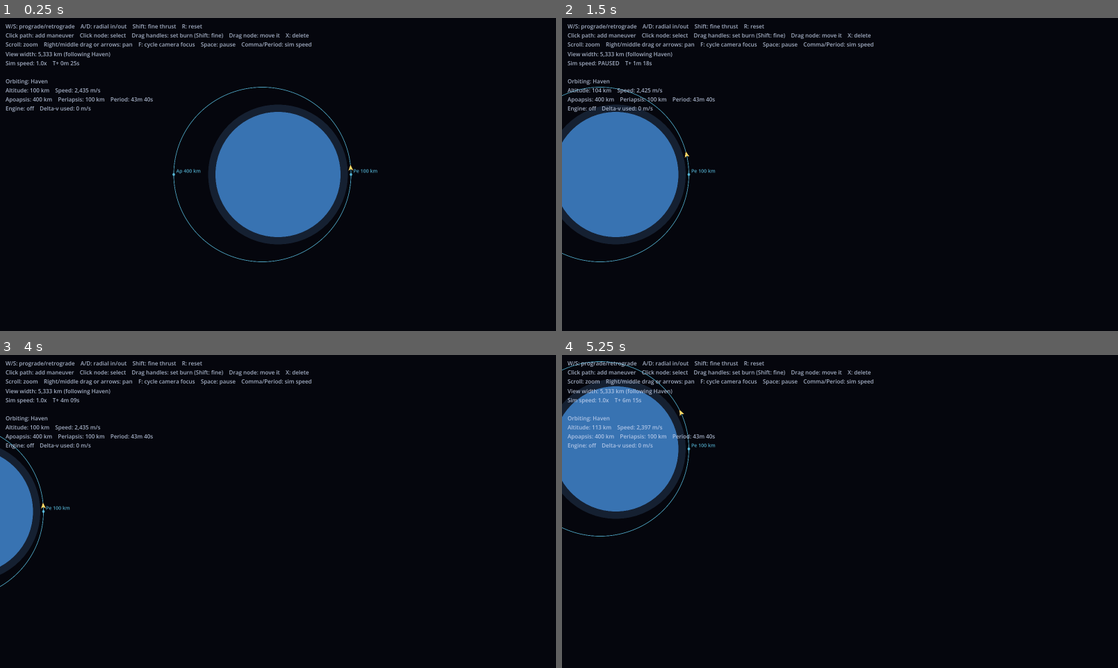
Above: before the commit, frames 1-4 (two rows, left to right).
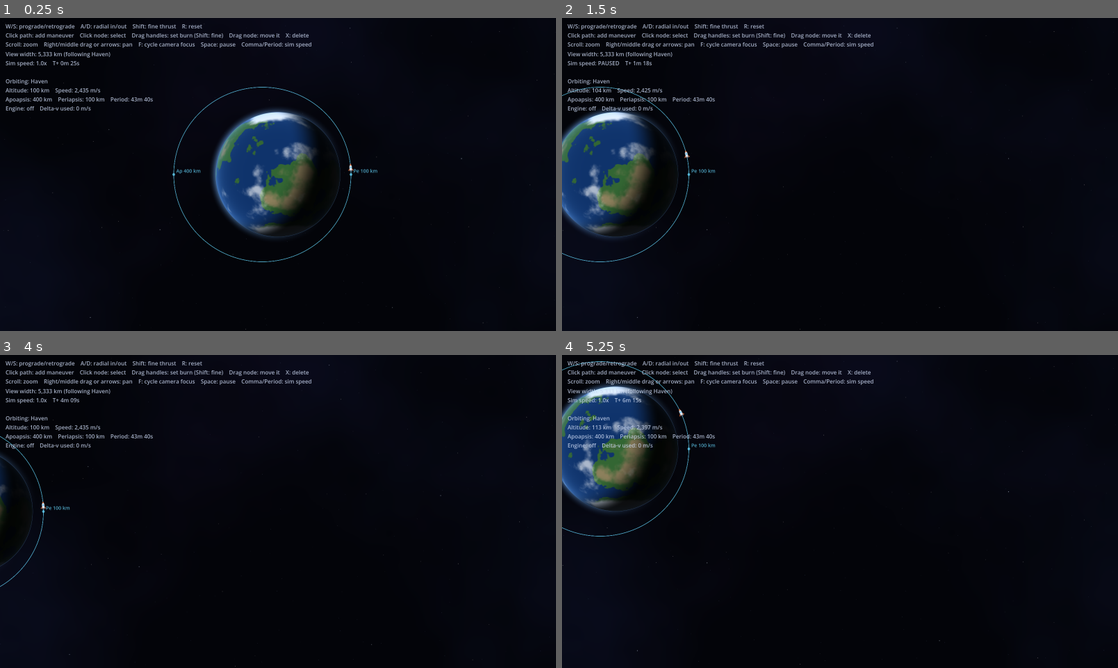
Above: after the commit, the same moments.

Repository: gabrielvotaw/astromation
Game: Godot game, scene res://scenes/main.tscn
Same seed, same stepped clock (60 frames per second), same inputs: the game is played once before the commit and once after it.
Inputs (mouse positions are in pixels of both pictures, inside the frame that each line leads up to):
- Up to frame 1 (0.25 s): no input
- Up to frame 2 (1.5 s): tap Enter at 0.5 s; move the mouse to (962, 158) at 0.52 s; hold Right 0.53-1.25 s; tap X at 0.6 s; click (962, 158) at 0.67 s; tap Space at 0.77 s; drag from (728, 190) to (812, 237) at 1.27 s
- Up to frame 3 (4 s): tap Space at 2, 3.5, 3.77 s; move the mouse to (333, 442) at 2.02 s; hold Right 2.03-2.75 s; hold Shift 2.03-2.75 s; click (333, 442) at 2.17 s; tap Enter at 2.75 s; drag from (250, 574) to (111, 464) at 2.77 s; move the mouse to (444, 558) at 3.52 s; hold Left from 3.53 s (still down); tap R at 3.6 s; click (444, 558) at 3.67 s
- Up to frame 4 (5.25 s): release Left at 4.25 s; drag from (673, 464) to (756, 433) at 4.27 s; move the mouse to (867, 511) at 5.02 s; hold Down from 5.03 s (still down); tap Delete at 5.1 s; click (867, 511) at 5.17 s

The runs differ from the first frame. In frame 1, 8.2% of the frame differs, in the area x 0-97%, y 1-100%; in frame 2, 7.7%; in frame 3, 2.0%; in frame 4, 7.7%.

Commit message:
feat: port shader-drawn planets, starfield background, and rocket art from the orbital toy

Diff:
--- a/scenes/main.tscn
+++ b/scenes/main.tscn
@@ -7,22 +7,63 @@
 [ext_resource type="Script" path="res://scripts/trajectory_view.gd" id="5_trajectory_view"]
 [ext_resource type="Script" path="res://scripts/ship.gd" id="6_ship"]
 [ext_resource type="Script" path="res://scripts/maneuver_planner.gd" id="7_planner"]
+[ext_resource type="Shader" path="res://shaders/planet.gdshader" id="10_planet_shader"]
+[ext_resource type="Shader" path="res://shaders/starfield.gdshader" id="11_starfield_shader"]
+[ext_resource type="Script" path="res://scripts/starfield.gd" id="12_starfield"]
+
+[sub_resource type="ShaderMaterial" id="ShaderMaterial_stars"]
+shader = ExtResource("11_starfield_shader")
+
+[sub_resource type="ShaderMaterial" id="ShaderMaterial_haven"]
+shader = ExtResource("10_planet_shader")
+shader_parameter/ocean_color = Color(0.06, 0.2, 0.42, 1)
+shader_parameter/land_color = Color(0.2, 0.4, 0.2, 1)
+shader_parameter/highland_color = Color(0.55, 0.5, 0.36, 1)
+shader_parameter/land_level = 0.5
+shader_parameter/noise_scale = 2.2
+shader_parameter/cap_latitude = 0.82
+shader_parameter/cloud_amount = 0.65
+shader_parameter/atmosphere_color = Color(0.45, 0.7, 1, 0.55)
+shader_parameter/seed = 3.0
+
+[sub_resource type="ShaderMaterial" id="ShaderMaterial_pale"]
+shader = ExtResource("10_planet_shader")
+shader_parameter/land_color = Color(0.46, 0.46, 0.48, 1)
+shader_parameter/highland_color = Color(0.7, 0.7, 0.72, 1)
+shader_parameter/noise_scale = 3.0
+shader_parameter/crater_amount = 1.0
+shader_parameter/seed = 11.0
 
 [node name="Main" type="Node2D"]
+
+[node name="Background" type="CanvasLayer" parent="."]
+layer = -10
+
+[node name="Starfield" type="ColorRect" parent="Background"]
+material = SubResource("ShaderMaterial_stars")
+anchors_preset = 15
+anchor_right = 1.0
+anchor_bottom = 1.0
+grow_horizontal = 2
+grow_vertical = 2
+mouse_filter = 2
+script = ExtResource("12_starfield")
 
 [node name="PaleOrbit" type="Node2D" parent="."]
 script = ExtResource("2_ring")
 color = Color(1, 1, 1, 0.12)
 
 [node name="Haven" type="Node2D" parent="."]
+material = SubResource("ShaderMaterial_haven")
 script = ExtResource("1_body")
+spin_rate = 0.0003
 
 [node name="Pale" type="Node2D" parent="." node_paths=PackedStringArray("parent_body", "orbit_ring", "sphere_of_influence_ring")]
+material = SubResource("ShaderMaterial_pale")
 script = ExtResource("1_body")
 radius = 200.0
 mu = 65.138
 atmosphere_height = 0.0
-surface_color = Color(0.62, 0.62, 0.66, 1)
 parent_body = NodePath("../Haven")
 orbit_radius = 8000.0
 orbit_start_angle = -150.0
--- a/scripts/celestial_body.gd
+++ b/scripts/celestial_body.gd
@@ -6,9 +6,10 @@
 @export var radius := 600.0
 ## Gravitational parameter (G × mass), km³/s². 3531.6 gives 9.81 m/s² at a 600 km radius.
 @export var mu := 3531.6
+## Visual only: how far the atmosphere glow extends above the surface, in km.
 @export var atmosphere_height := 70.0
-@export var surface_color := Color(0.22, 0.45, 0.7)
-@export var atmosphere_color := Color(0.45, 0.7, 1.0, 0.15)
+## Rotation speed in radians per game second. The look comes from the planet shader in `material`.
+@export var spin_rate := 0.0
 
 @export_group("Orbit")
 ## Leave empty for the root body.
@@ -25,9 +26,13 @@
 var sphere_of_influence := INF
 var satellites: Array[CelestialBody] = []
 
+static var _white_texture: ImageTexture
+
 
 func _ready() -> void:
 	setup()
+	if material is ShaderMaterial:
+		material.set_shader_parameter("body_fraction", radius / (radius + atmosphere_height))
 
 
 ## Separate from _ready so tests can build bodies without a scene tree.
@@ -60,9 +65,14 @@
 func _process(_delta: float) -> void:
 	if parent_body:
 		global_position = position_at(Sim.time)
+	if material is ShaderMaterial:
+		material.set_shader_parameter("spin", fmod(Sim.time * spin_rate, TAU))
 
 
 func _draw() -> void:
-	if atmosphere_height > 0.0:
-		draw_circle(Vector2.ZERO, radius + atmosphere_height, atmosphere_color, true, -1.0, true)
-	draw_circle(Vector2.ZERO, radius, surface_color, true, -1.0, true)
+	if _white_texture == null:
+		var image := Image.create(1, 1, false, Image.FORMAT_RGBA8)
+		image.fill(Color.WHITE)
+		_white_texture = ImageTexture.create_from_image(image)
+	var extent := radius + atmosphere_height
+	draw_texture_rect(_white_texture, Rect2(-extent, -extent, 2.0 * extent, 2.0 * extent), false)
--- a/scripts/ship.gd
+++ b/scripts/ship.gd
@@ -23,8 +23,11 @@
 @export var apoapsis_altitude := 400.0
 ## Engine acceleration in m/s².
 @export var thrust_acceleration := 2.0
-@export var color := Color(1.0, 0.85, 0.4)
-@export var flame_color := Color(1.0, 0.5, 0.2)
+@export var hull_color := Color(0.88, 0.9, 0.94)
+@export var accent_color := Color(0.95, 0.45, 0.2)
+@export var window_color := Color(0.35, 0.75, 1.0)
+@export var flame_color := Color(1.0, 0.5, 0.15)
+@export var flame_core_color := Color(1.0, 0.92, 0.6)
 
 ## The body whose gravity the ship currently feels. `orbit` is relative to it.
 var reference_body: CelestialBody
@@ -219,15 +222,25 @@
 	queue_redraw()
 
 
+## Drawn in screen pixels (the node is scaled by 1/zoom), pointing along +x.
 func _draw() -> void:
 	if engine_output != Vector2.ZERO:
-		var length := 6.0 + 10.0 * minf(engine_output.length(), 1.0)
-		draw_colored_polygon(PackedVector2Array([
-			Vector2(-4, 3.5), Vector2(-4 - length, 0), Vector2(-4, -3.5),
-		]), flame_color)
-	draw_colored_polygon(PackedVector2Array([
-		Vector2(10, 0), Vector2(-7, 7), Vector2(-3, 0), Vector2(-7, -7),
-	]), color)
+		var length := (7.0 + 11.0 * minf(engine_output.length(), 1.0)) * randf_range(0.85, 1.15)
+		draw_colored_polygon(PackedVector2Array([Vector2(-9, 3.5), Vector2(-9 - length, 0), Vector2(-9, -3.5)]), flame_color)
+		draw_colored_polygon(PackedVector2Array([Vector2(-9, 2), Vector2(-9 - length * 0.55, 0), Vector2(-9, -2)]), flame_core_color)
+
+	var engine_bell := PackedVector2Array([Vector2(-6, 2.5), Vector2(-9.5, 4), Vector2(-9.5, -4), Vector2(-6, -2.5)])
+	var fin_top := PackedVector2Array([Vector2(-6, 3.5), Vector2(-1, 3.5), Vector2(-8, 8.5)])
+	var fin_bottom := PackedVector2Array([Vector2(-6, -3.5), Vector2(-1, -3.5), Vector2(-8, -8.5)])
+	var hull := PackedVector2Array([Vector2(-6.5, 3.5), Vector2(5, 3.5), Vector2(13, 0), Vector2(5, -3.5), Vector2(-6.5, -3.5)])
+	var nose := PackedVector2Array([Vector2(8, 2), Vector2(13, 0), Vector2(8, -2)])
+	draw_colored_polygon(engine_bell, Color(0.35, 0.37, 0.42))
+	draw_colored_polygon(fin_top, accent_color)
+	draw_colored_polygon(fin_bottom, accent_color)
+	draw_colored_polygon(hull, hull_color)
+	draw_polyline(hull + PackedVector2Array([hull[0]]), hull_color.darkened(0.45), 1.0, true)
+	draw_colored_polygon(nose, accent_color)
+	draw_circle(Vector2(2.5, 0), 1.8, window_color, true, -1.0, true)
 
 
 func _predict(time: float) -> void:
--- /dev/null
+++ b/scripts/starfield.gd
@@ -0,0 +1,15 @@
+extends ColorRect
+
+## Feeds the camera position to the starfield shader so the stars drift slightly as the view moves.
+
+## Background pixels moved per km of camera movement, for the nearest star layer. Kept small and
+## independent of zoom so the stars feel very far away and don't stream past while zooming.
+@export var parallax_per_km := 0.02
+
+
+func _process(_delta: float) -> void:
+	var camera := get_viewport().get_camera_2d()
+	var shader := material as ShaderMaterial
+	shader.set_shader_parameter("screen_size", size)
+	if camera:
+		shader.set_shader_parameter("offset", camera.get_screen_center_position() * parallax_per_km)
--- /dev/null
+++ b/shaders/planet.gdshader
@@ -0,0 +1,134 @@
+shader_type canvas_item;
+
+// Draws a lit, slowly rotating sphere with procedural terrain, optional oceans, ice caps, craters,
+// clouds and an atmosphere glow. Drawn on a square whose UVs span the body plus its atmosphere.
+
+uniform vec4 ocean_color : source_color = vec4(0.08, 0.22, 0.45, 1.0);
+uniform vec4 land_color : source_color = vec4(0.5, 0.5, 0.5, 1.0);
+uniform vec4 highland_color : source_color = vec4(0.7, 0.7, 0.7, 1.0);
+// Terrain height above which there is land. 0 means no ocean.
+uniform float land_level = 0.0;
+uniform float noise_scale = 2.5;
+uniform vec4 cap_color : source_color = vec4(0.93, 0.96, 1.0, 1.0);
+// |latitude| (0 at equator, 1 at the poles) where ice caps start. Above 1 means no caps.
+uniform float cap_latitude = 2.0;
+uniform float crater_amount = 0.0;
+uniform float cloud_amount = 0.0;
+uniform vec4 atmosphere_color : source_color = vec4(0.45, 0.7, 1.0, 0.0);
+// Body radius divided by the drawn radius (body + atmosphere). Set by CelestialBody.
+uniform float body_fraction = 1.0;
+// Points toward the sun, in screen space (y down).
+uniform vec2 light_direction = vec2(-0.85, -0.35);
+uniform float night_brightness = 0.05;
+// Rotation angle in radians. Set by CelestialBody from the simulation clock.
+uniform float spin = 0.0;
+uniform float seed = 0.0;
+
+float hash(vec3 p) {
+	p = fract(p * 0.3183099 + 0.1);
+	p *= 17.0;
+	return fract(p.x * p.y * p.z * (p.x + p.y + p.z));
+}
+
+float noise(vec3 x) {
+	vec3 i = floor(x);
+	vec3 f = fract(x);
+	f = f * f * (3.0 - 2.0 * f);
+	return mix(
+		mix(mix(hash(i), hash(i + vec3(1.0, 0.0, 0.0)), f.x), mix(hash(i + vec3(0.0, 1.0, 0.0)), hash(i + vec3(1.0, 1.0, 0.0)), f.x), f.y),
+		mix(mix(hash(i + vec3(0.0, 0.0, 1.0)), hash(i + vec3(1.0, 0.0, 1.0)), f.x), mix(hash(i + vec3(0.0, 1.0, 1.0)), hash(i + vec3(1.0, 1.0, 1.0)), f.x), f.y),
+		f.z);
+}
+
+float fbm(vec3 p) {
+	float value = 0.0;
+	float amplitude = 0.5;
+	for (int i = 0; i < 5; i++) {
+		value += amplitude * noise(p);
+		p = p * 2.03 + vec3(1.7, 9.2, 3.1);
+		amplitude *= 0.5;
+	}
+	return value;
+}
+
+// Brightness multiplier from craters: each cell may hold one crater of random size, with a dark
+// bowl and a faint rim.
+float craters(vec3 p, float density) {
+	vec3 i = floor(p);
+	vec3 f = fract(p);
+	float shade = 1.0;
+	for (int x = -1; x <= 1; x++) {
+		for (int y = -1; y <= 1; y++) {
+			for (int z = -1; z <= 1; z++) {
+				vec3 cell = i + vec3(float(x), float(y), float(z));
+				if (hash(cell + 51.3) > density) {
+					continue;
+				}
+				vec3 center = vec3(float(x), float(y), float(z)) + vec3(hash(cell), hash(cell + 13.1), hash(cell + 27.7));
+				float size = mix(0.18, 0.42, hash(cell + 7.9));
+				float d = length(center - f) / size;
+				float bowl = mix(0.62, 1.0, smoothstep(0.0, 0.95, d));
+				float rim = 1.0 + 0.07 * smoothstep(0.8, 0.97, d) * (1.0 - smoothstep(0.97, 1.2, d));
+				shade *= d < 1.2 ? bowl * rim : 1.0;
+			}
+		}
+	}
+	return shade;
+}
+
+vec3 rotate_y(vec3 v, float angle) {
+	float c = cos(angle);
+	float s = sin(angle);
+	return vec3(v.x * c + v.z * s, v.y, -v.x * s + v.z * c);
+}
+
+void fragment() {
+	vec2 p = UV * 2.0 - 1.0;
+	float r = length(p);
+	float aa = fwidth(r) * 1.5;
+	vec3 light = normalize(vec3(light_direction, 0.65));
+	vec4 result = vec4(0.0);
+
+	if (atmosphere_color.a > 0.0 && body_fraction < 1.0) {
+		float t = clamp((r - body_fraction) / (1.0 - body_fraction), 0.0, 1.0);
+		float facing_sun = clamp(dot(normalize(vec3(p, 0.0001)), light) * 0.6 + 0.45, 0.0, 1.0);
+		float alpha = atmosphere_color.a * pow(1.0 - t, 2.0) * facing_sun * (1.0 - smoothstep(1.0 - aa, 1.0, r));
+		result = vec4(atmosphere_color.rgb, alpha);
+	}
+
+	float rs = r / body_fraction;
+	if (rs < 1.0 + aa / body_fraction) {
+		float z = sqrt(max(0.0, 1.0 - rs * rs));
+		vec3 normal = vec3(p / body_fraction, z);
+		vec3 surface_point = rotate_y(normal, spin);
+		vec3 terrain_point = surface_point * noise_scale + seed;
+		float height = fbm(terrain_point);
+
+		vec3 color = mix(land_color.rgb, highland_color.rgb, smoothstep(0.35, 0.65, height));
+		if (land_level > 0.0) {
+			vec3 land = mix(land_color.rgb, highland_color.rgb, smoothstep(land_level + 0.08, land_level + 0.25, height));
+			color = mix(ocean_color.rgb, land, smoothstep(land_level, land_level + 0.02, height));
+		}
+		color = mix(color, cap_color.rgb, smoothstep(cap_latitude, cap_latitude + 0.08, abs(surface_point.y) + (height - 0.5) * 0.35));
+
+		if (crater_amount > 0.0) {
+			float shade = craters(terrain_point * 2.0, 0.55) * craters(terrain_point * 5.5 + 3.3, 0.35);
+			color *= mix(1.0, shade, crater_amount);
+		}
+
+		if (cloud_amount > 0.0) {
+			vec3 cloud_point = rotate_y(normal, spin * 1.35) * 3.0 + seed + 40.0;
+			color = mix(color, vec3(1.0), smoothstep(0.55, 0.78, fbm(cloud_point)) * cloud_amount);
+		}
+
+		float sunlight = smoothstep(-0.08, 0.5, dot(normal, light));
+		vec3 lit = color * (night_brightness + (1.0 - night_brightness) * sunlight);
+		if (atmosphere_color.a > 0.0) {
+			lit = mix(lit, atmosphere_color.rgb * (0.2 + sunlight), pow(1.0 - z, 3.0) * 0.6);
+		}
+		float inside = 1.0 - smoothstep(1.0 - aa / body_fraction, 1.0, rs);
+		result = mix(result, vec4(lit, 1.0), inside);
+	}
+
+	COLOR = result;
+}
--- /dev/null
+++ b/shaders/starfield.gdshader
@@ -0,0 +1,71 @@
+shader_type canvas_item;
+
+// Full-screen background: dark sky, a faint nebula haze, and three layers of stars that drift at
+// different speeds as the camera moves (parallax).
+
+// Camera position scaled to pixels. Set by the Starfield script.
+uniform vec2 offset = vec2(0.0);
+uniform vec2 screen_size = vec2(1600.0, 900.0);
+uniform vec3 sky_color : source_color = vec3(0.012, 0.016, 0.035);
+uniform vec3 nebula_color_a : source_color = vec3(0.17, 0.08, 0.3);
+uniform vec3 nebula_color_b : source_color = vec3(0.04, 0.14, 0.28);
+uniform float nebula_strength = 0.3;
+uniform float star_brightness = 0.8;
+
+float hash12(vec2 p) {
+	vec3 p3 = fract(vec3(p.xyx) * 0.1031);
+	p3 += dot(p3, p3.yzx + 33.33);
+	return fract((p3.x + p3.y) * p3.z);
+}
+
+vec2 hash22(vec2 p) {
+	vec3 p3 = fract(vec3(p.xyx) * vec3(0.1031, 0.1030, 0.0973));
+	p3 += dot(p3, p3.yzx + 33.33);
+	return fract((p3.xx + p3.yz) * p3.zy);
+}
+
+float value_noise(vec2 p) {
+	vec2 i = floor(p);
+	vec2 f = fract(p);
+	f = f * f * (3.0 - 2.0 * f);
+	return mix(mix(hash12(i), hash12(i + vec2(1.0, 0.0)), f.x), mix(hash12(i + vec2(0.0, 1.0)), hash12(i + vec2(1.0, 1.0)), f.x), f.y);
+}
+
+float fbm(vec2 p) {
+	float value = 0.0;
+	float amplitude = 0.5;
+	for (int i = 0; i < 5; i++) {
+		value += amplitude * value_noise(p);
+		p = p * 2.07 + vec2(3.1, 7.7);
+		amplitude *= 0.5;
+	}
+	return value;
+}
+
+// One star per cell at most, at a random spot away from the cell edges.
+float stars(vec2 px, float cell_size, float density, float star_size) {
+	vec2 cell = floor(px / cell_size);
+	if (hash12(cell) > density) {
+		return 0.0;
+	}
+	vec2 center = (0.15 + 0.7 * hash22(cell)) * cell_size;
+	float brightness = hash12(cell + 17.0);
+	float twinkle = 0.85 + 0.15 * sin(TIME * (0.7 + brightness * 2.0) + brightness * 40.0);
+	float d = length(px - cell * cell_size - center);
+	return smoothstep(star_size, 0.0, d) * (0.3 + 0.7 * brightness) * twinkle;
+}
+
+void fragment() {
+	vec2 px = UV * screen_size;
+	vec3 color = sky_color;
+
+	vec2 nebula_point = (px + offset * 0.1) * 0.0011;
+	float haze = smoothstep(0.42, 0.85, fbm(nebula_point));
+	color += mix(nebula_color_a, nebula_color_b, fbm(nebula_point * 1.6 + 5.0)) * haze * nebula_strength;
+
+	color += vec3(0.7, 0.78, 1.0) * stars(px + offset * 0.25, 60.0, 0.35, 1.1) * 0.45 * star_brightness;
+	color += vec3(1.0, 0.95, 0.88) * stars(px + offset * 0.5, 105.0, 0.3, 1.5) * 0.7 * star_brightness;
+	color += vec3(0.9, 0.95, 1.0) * stars(px + offset, 180.0, 0.25, 2.0) * star_brightness;
+
+	COLOR = vec4(color, 1.0);
+}
Not shown: 1 places in scenes/main.tscn that only renumber resources
Not shown, added: scripts/starfield.gd.uid
Not shown, added: shaders/planet.gdshader.uid
Not shown, added: shaders/starfield.gdshader.uid
